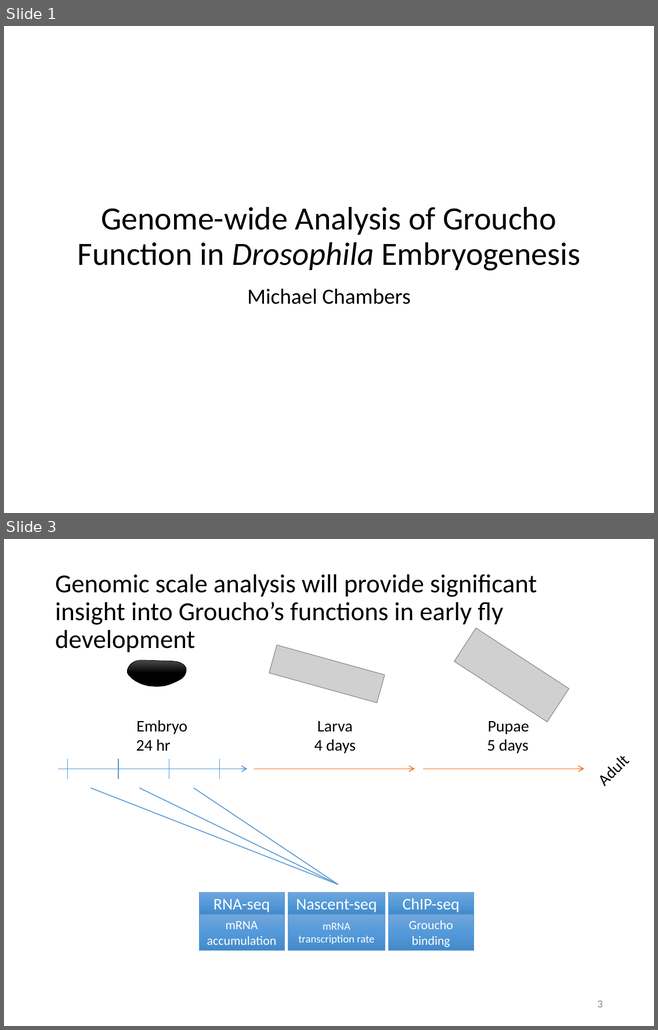
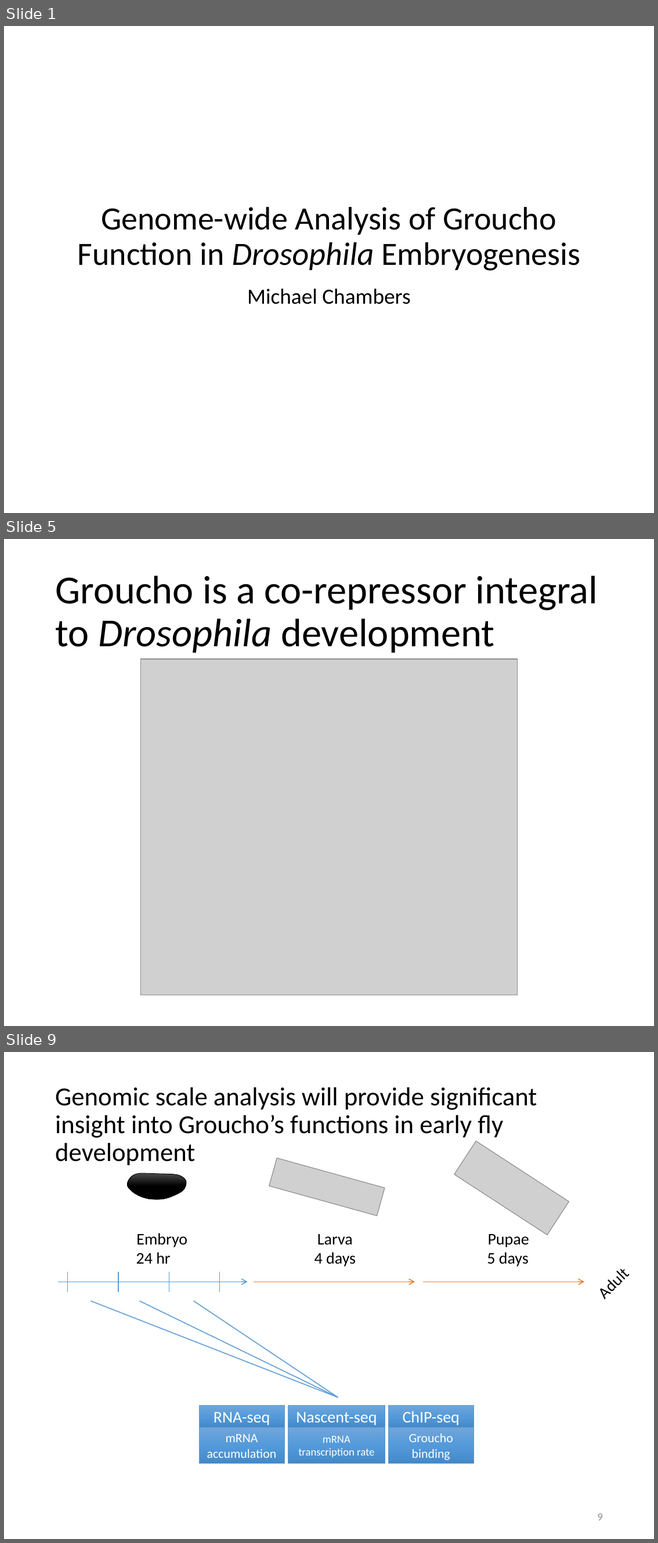
Before and after one commit to mdchambers/dissertation, a slide deck: presentations/defense.pptx. Shown one above the other, each under a label of ours: slides 1 and 3 before the commit, slides 1, 5 and 9 after it; the slides between them are not shown. The pictures are 658x1030 and 658x1543 pixels, drawn with LibreOffice and Linux fonts; fonts in the diff are those of the drawing; grey boxes stand for pictures. Boxes give left, top, right and bottom in pixels: in the first picture for what was removed or moved away, otherwise in the second. Text is boxed around its words. In the diff, an @@ line names an element or a change of style, - is before the commit and + after.

```diff
--- a/presentations/defense.pptx
+++ b/presentations/defense.pptx
@@ slide 5 added at box(4, 539, 654, 1026), background #FFFFFF @@
@@ title added at box(55, 576, 597, 653), 44 pt, text #000000 @@
+Groucho is a co-repressor integral to Drosophila development
@@ picture added at box(140, 659, 517, 995) @@
@@ what was slide 3 is now slide 9 @@
@@ page number at box(597, 1514, 602, 1521): text changed @@
-3
+9
```
Also in this commit, not shown: 2 slides changed, 4 other slides added, 4 other files.
